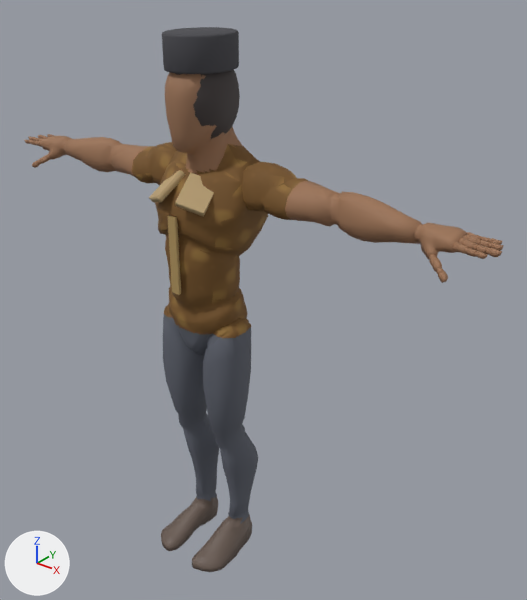
A saved change to the glTF model godot/assets/models/char_pak_rt.glb.
Camera for both pictures: a 50 mm lens placed at (1.55, -1.64, 2.12), pointed at (0.14, 0.14, 1.02). Lighting does not change. The marker at lower left points along +X, +Y and +Z. The older version comes first. Vertices at exactly the same position are counted once.

Before the edit, the objects in view are built like this:
```python
ob_mannequin = bpy.data.objects.new('Mannequin', me_mannequin_001)
ob_mannequin.location = (0.0, 0.0, 0.0)
ob_pakrthaircap = bpy.data.objects.new('PakRtHairCap', me_sphere)
ob_pakrthaircap.location = (0.0, 0.0, 0.0)
ob_pakrtpeci = bpy.data.objects.new('PakRtPeci', me_cylinder)
ob_pakrtpeci.location = (0.0, 0.0, 0.0)
ob_shirtcollar_l = bpy.data.objects.new('ShirtCollar_L', me_cube_001)
ob_shirtcollar_l.location = (0.0, 0.0, 0.0)
ob_shirtcollar_r = bpy.data.objects.new('ShirtCollar_R', me_cube)
ob_shirtcollar_r.location = (0.0, 0.0, 0.0)
ob_shirtplacket = bpy.data.objects.new('ShirtPlacket', me_cube_002)
ob_shirtplacket.location = (0.0, 0.0, 0.0)
```
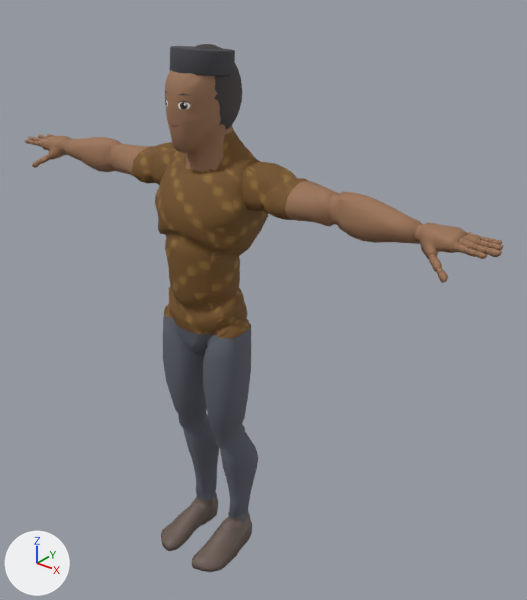
Location of each change, [x1, y1, x2, y2] in pixels of the pictures (527 x 600 px):
'Mannequin', reshaped: before [25, 72, 504, 572]; after [25, 71, 504, 572]
'PakRtPeci', reshaped (15% narrower, 35% shorter): before [162, 27, 239, 74]; after [170, 46, 235, 76]
'PakRtHairCap', moved, rescaled: before [175, 70, 240, 139]; after [193, 44, 242, 130]
'ShirtCollar_L', deleted (brown): before [175, 173, 214, 217]
'ShirtPlacket', deleted (brown): before [167, 215, 181, 295]
'ShirtCollar_R', deleted (brown): before [149, 170, 186, 203]
part 1 of me_mannequin_001, surface changed: [134, 72, 299, 339] in both
part 2 of me_mannequin_001, recoloured: [188, 127, 242, 173] in both

The edits, one by one:
me_mannequin_001 has 7427 vertices, 14585 faces and spans x -0.97..0.97, y -0.21..0.17, z 0.0..1.83.
me_mannequin_001 is used by ob_mannequin; location (0.0, 0.0, 0.0).
me_mannequin_001 part 1: 14087 kept faces spanning x -0.97..0.97, y -0.21..0.17, z 0.0..1.83 get new texture (UV) coordinates.
me_mannequin_001 part 2: 56 faces spanning x -0.09..0.1, y -0.05..0.16, z 1.48..1.63 switch from mat_skin (brown #9b7355) to mat_shirt_batik.
me_sphere is used by ob_pakrthaircap; location (0.0, 0.0, 0.0).
me_sphere had 288 vertices, 572 faces and spanned x -0.096..0.096, y -0.111..0.144, z 1.561..1.853.
me_sphere now has 288 vertices, 572 faces and spans x -0.094..0.094, y -0.09..0.157, z 1.579..1.859.
me_sphere part 3: the whole mesh is scaled about its middle by (0.979, 0.969, 0.959), then moved by (0.0, 0.017, 0.012).
me_cylinder is used by ob_pakrtpeci; location (0.0, 0.0, 0.0).
me_cylinder had 144 vertices, 284 faces and spanned x -0.102..0.102, y -0.109..0.135, z 1.792..1.897.
me_cylinder now has 144 vertices, 284 faces and spans x -0.091..0.091, y -0.086..0.12, z 1.768..1.858.
me_cylinder part 4: the whole mesh is multiplied about its middle by the matrix ((0.895, 0.0, 0.0), (0.0, 0.825, 0.07), (0.0, -0.087, 0.663)), then moved by (0.0, 0.004, -0.031).
Object 'ShirtCollar_L' (ob_shirtcollar_l) is deleted.
Object 'ShirtCollar_R' (ob_shirtcollar_r) is deleted.
Object 'ShirtPlacket' (ob_shirtplacket) is deleted.
